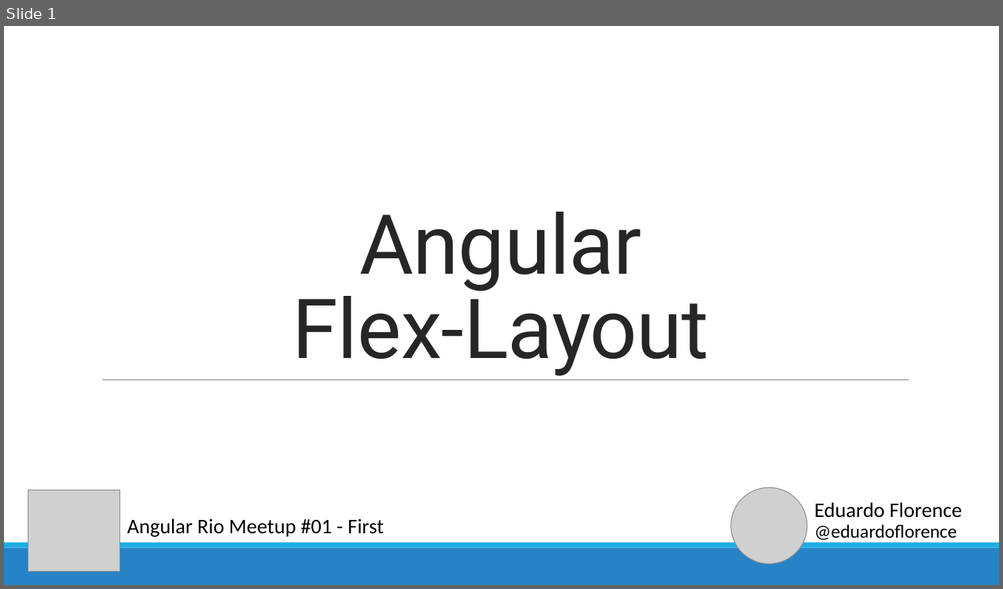
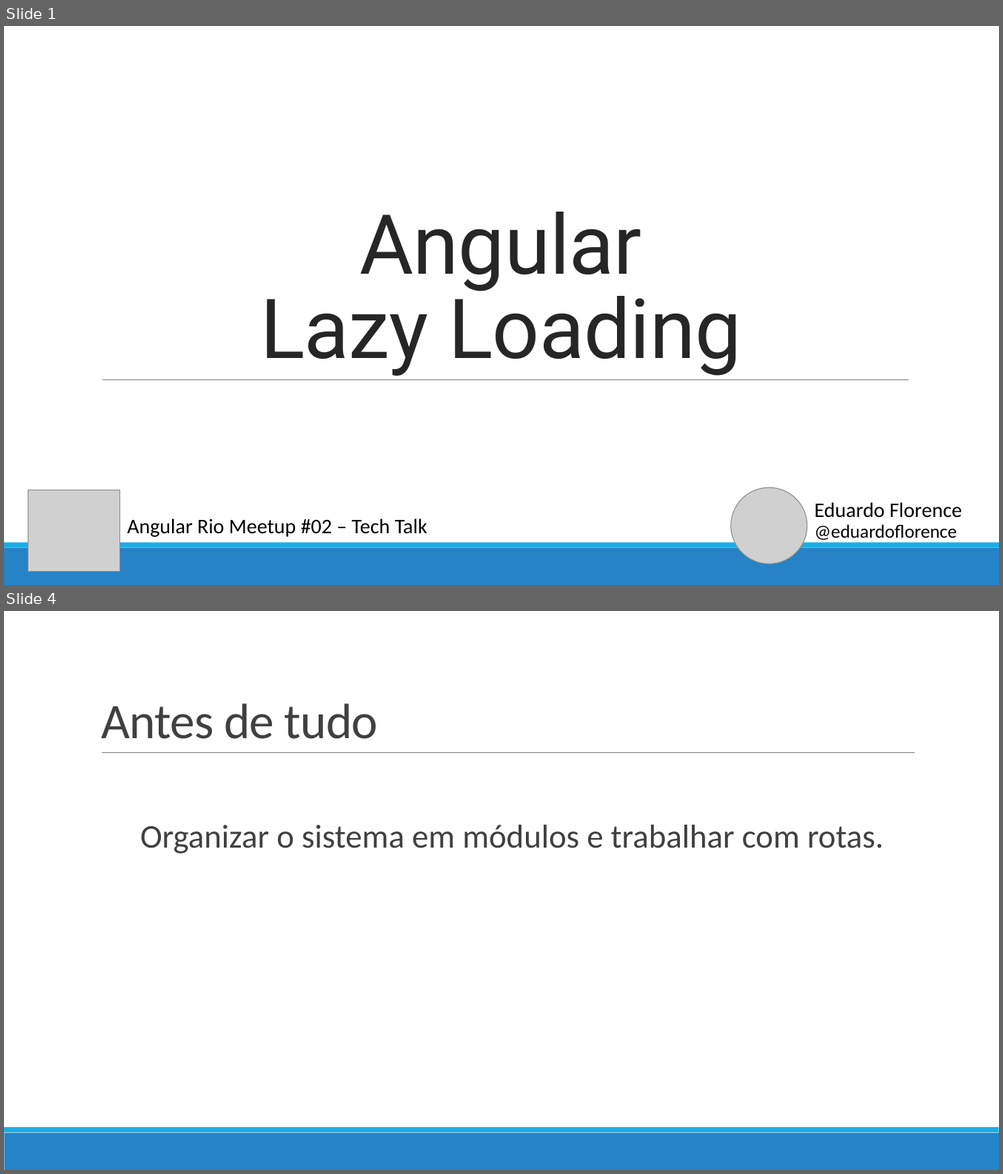
Before and after one commit to eduardoflorence/angular-lazy-loading, a slide deck: eduardo-florence-meetup-angular-rio-lazy-loading.pptx. Shown one above the other, each under a label of ours: slide 1 before the commit, slides 1 and 4 after it; the slides between them are not shown. The pictures are 1003x589 and 1003x1174 pixels, drawn with LibreOffice and Linux fonts; fonts in the diff are those of the drawing; grey boxes stand for pictures. Boxes give left, top, right and bottom in pixels: in the first picture for what was removed or moved away, otherwise in the second. Text is boxed around its words. In the diff, an @@ line names an element or a change of style, - is before the commit and + after.

Commit message:
Uso de Lazy Loading

```diff
--- a/eduardo-florence-meetup-angular-rio-lazy-loading.pptx
+++ b/eduardo-florence-meetup-angular-rio-lazy-loading.pptx
@@ slide 4 added at <box>4,611,999,1170</box>, background #FFFFFF; not listed: 2 template elements that a slide beside it also shows @@
@@ title added at <box>101,703,378,739</box>, 48 pt, text #404040 @@
+Antes de tudo
@@ line added from (102, 753) to (915, 753), #808080 0.5 pt @@
@@ text added at <box>140,825,883,854</box>, 32 pt, text #404040 @@
+  Organizar o sistema em módulos e trabalhar com rotas.
@@ slide 1 changed as well @@
@@ title at <box>260,212,741,376</box>: text changed @@
-Angular
-Flex-Layout
+Angular
+Lazy Loading
@@ text at <box>127,519,427,537</box>: text changed @@
-Angular Rio Meetup #01 - First
+Angular Rio Meetup #02 – Tech Talk
```
Also in this commit, not shown: 2 other slides changed, 7 other slides added, 39 slides removed, 3 other files.
